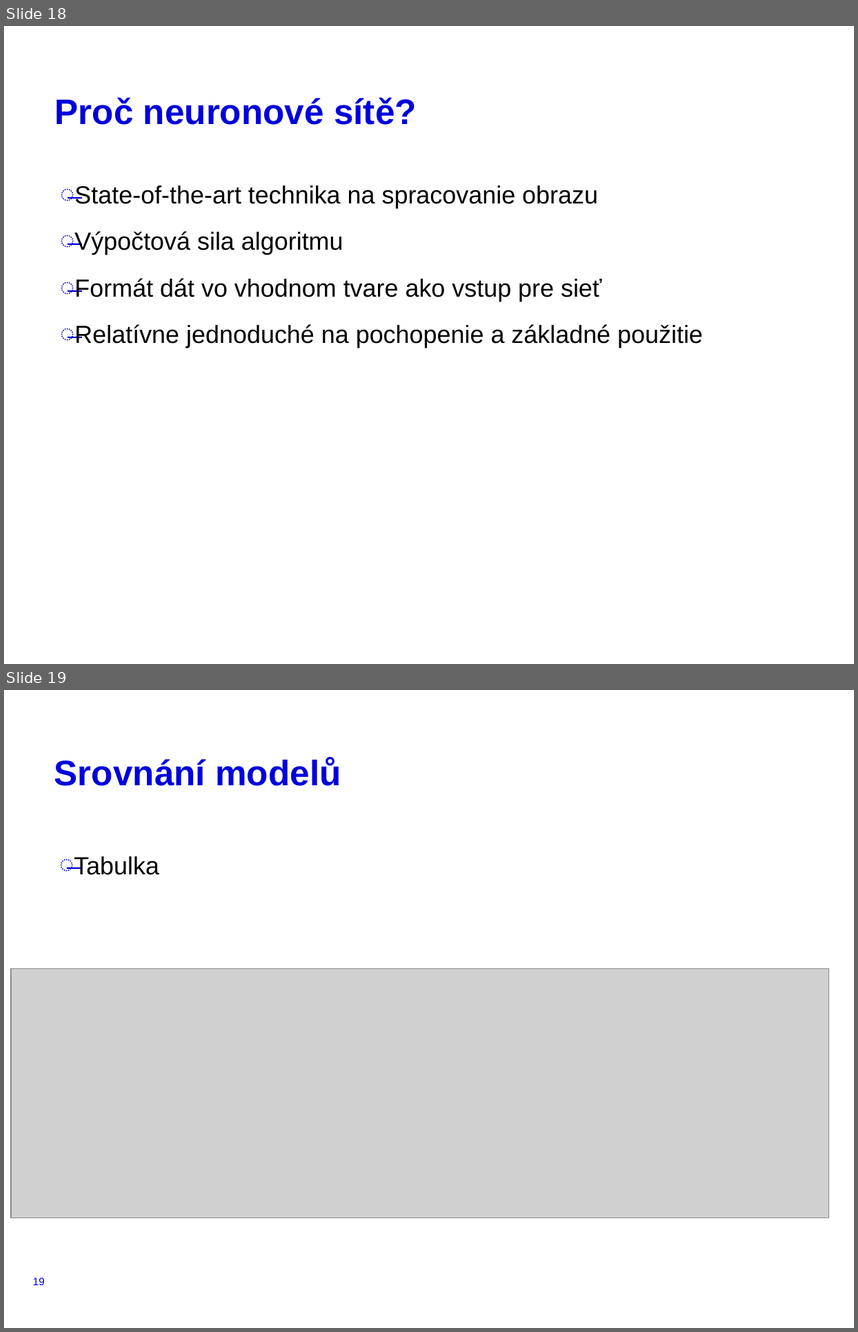
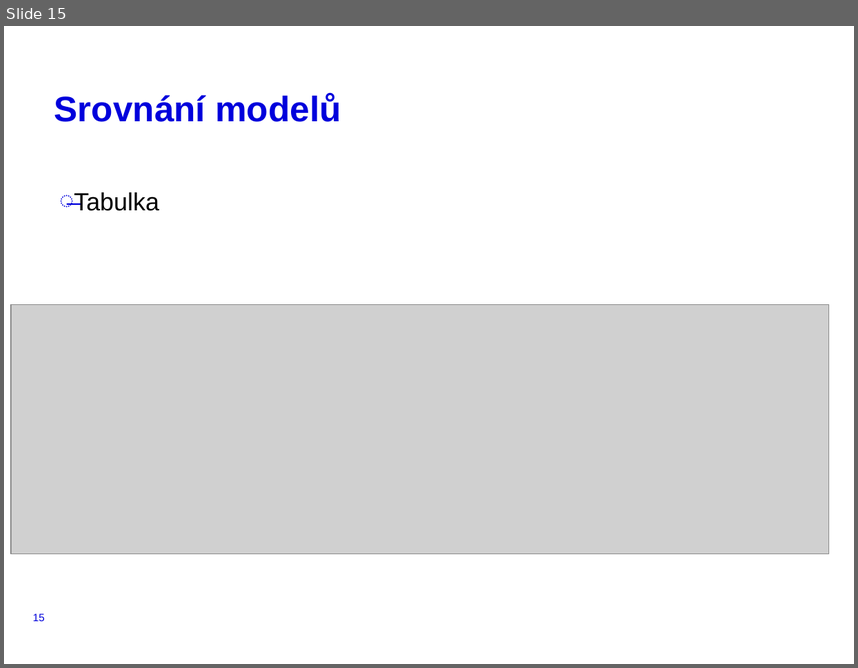
Before and after one commit to llxzy/E4012_rastliny, a slide deck: KAPHS.pptx. Shown one above the other, each under a label of ours: slides 18 and 19 before the commit, slide 15 after it. The pictures are 858x1332 and 858x668 pixels, drawn with LibreOffice and Linux fonts; fonts in the diff are those of the drawing; grey boxes stand for pictures; background and template pictures are left out. Boxes give left, top, right and bottom in pixels: in the first picture for what was removed or moved away, otherwise in the second. Text is boxed around its words. In the diff, an @@ line names an element or a change of style, - is before the commit and + after.

```diff
--- a/KAPHS.pptx
+++ b/KAPHS.pptx
@@ slide 18 removed at bbox=[4, 26, 854, 664], background #FFFFFF @@
@@ text removed at bbox=[55, 97, 417, 125] @@
-Proč neuronové sítě?
@@ text removed at bbox=[60, 185, 703, 348] @@
-̶ State-of-the-art technika na spracovanie obrazu
-̶ Výpočtová sila algoritmu
-̶ Formát dát vo vhodnom tvare ako vstup pre sieť
-̶ Relatívne jednoduché na pochopenie a základné použitie
@@ what was slide 19 is now slide 15 @@
@@ page number at bbox=[33, 613, 45, 621]: text changed @@
-19
+15
```
Also in this commit, not shown: 1 slide changed, 1 slide added, 4 other slides removed.
